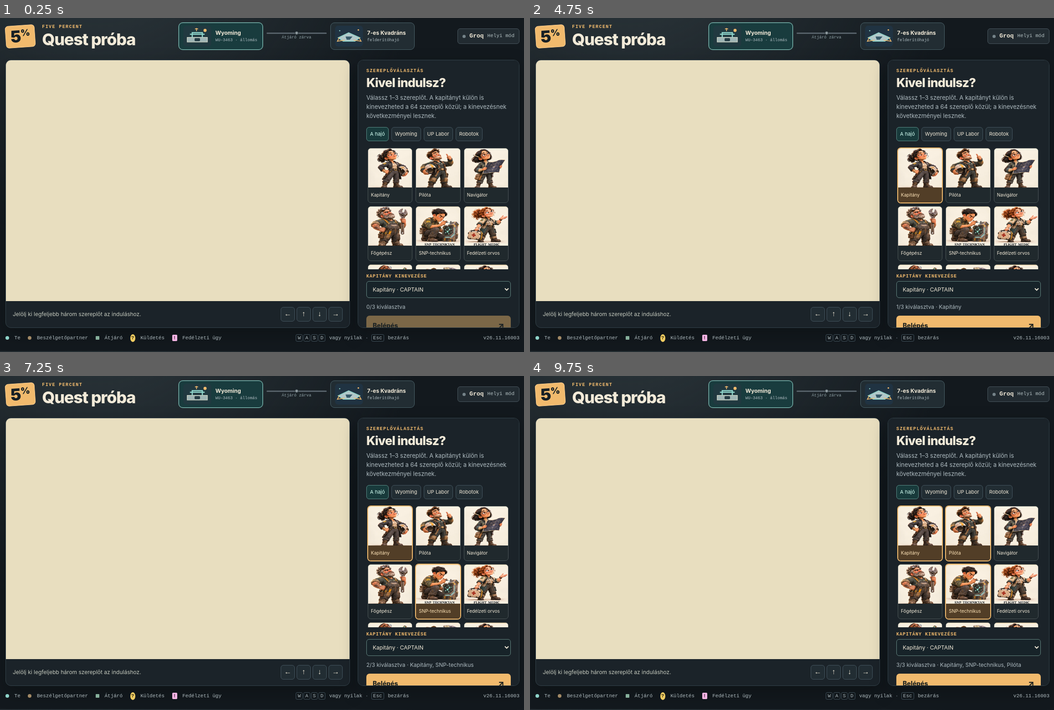
Above: before the commit, frames 1-4 (two rows, left to right).
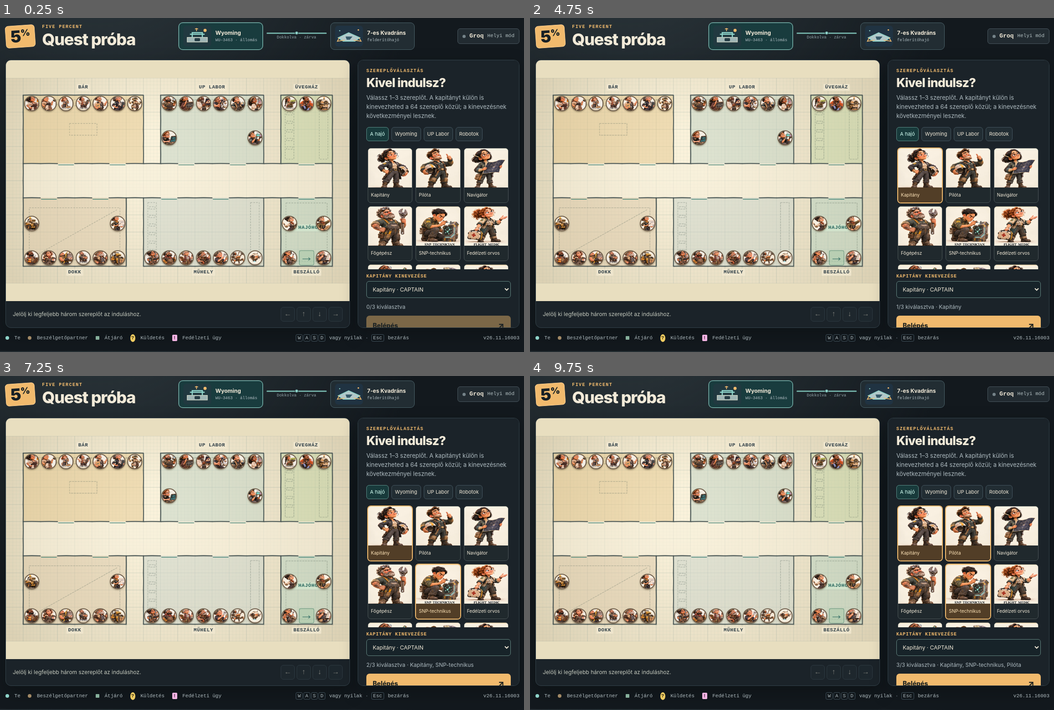
Above: after the commit, the same moments.

Repository: Pengeszikra/five-p-quest
Game: browser game, page index.html
Two runs of this game, one before a commit and one after it. Both use one fixed random seed, a clock stepped at 60 frames per second and the inputs below.
Inputs:
- Up to frame 1 (0.25 s): no input
- Up to frame 2 (4.75 s): tap Ctrl every 0.5 s from 1.1 to 4.6 s; click "Terepgeológus" at 2.02 s; click "Kapitány" at 4.52 s
- Up to frame 3 (7.25 s): tap Ctrl every 0.5 s from 5.1 to 7.1 s; click "SNP-technikus" at 7.02 s
- Up to frame 4 (9.75 s): tap Ctrl every 0.5 s from 7.6 to 9.6 s; click "Pilóta" at 9.52 s

The runs differ from the first frame. In frame 1, 11% of the frame differs, in the area x 1-67%, y 4-91%; in frame 2, 11%; in frame 3, 11%; in frame 4, 11%.
Error before the commit: TypeError: Cannot set properties of null (setting 'textContent')

Commit message:
Wire dock status to location strip and remove map scrolling logic

Diff:
--- a/game.js
+++ b/game.js
@@ -273,9 +273,8 @@
 }
 function renderMap() {
   const map=currentMap();
-  $("map-name").textContent=map.title;
-  $("map-code").textContent=map.code;
   document.querySelectorAll("[data-map]").forEach(b=>b.setAttribute("aria-pressed",String(b.dataset.map===state.mapId)));
+  renderConnection();
   sketchMap(map);
   const tokens=$("tokens");
   tokens.replaceChildren();
@@ -446,7 +445,6 @@
   state.hint="";
   renderParty();renderMap();
   revealPlayer(true);
-  if(matchMedia("(max-width: 770px)").matches)$("map-scroll").scrollIntoView({block:"nearest"});
 }
 function switchActor(i) {
   if(state.mission.inFlight||state.chosen[i]===undefined||state.chosen[i]===state.active)return;
@@ -454,6 +452,20 @@
   state.active=state.chosen[i];
   state.hint="";
   renderParty();renderMap();
+}
+function renderConnection() {
+  const bridge=$("place-connection");
+  const label=$("connection-label");
+  const docked=!state.mission.launched && !state.mission.inFlight;
+  const open=state.started && $("pick").hidden && docked && canTransfer();
+  const connected=docked && !state.campaign?.step?.flight;
+  bridge.dataset.state=open?"open":connected?"connected":"closed";
+  label.textContent=open?"Átjárás szabad":connected?"Dokkolva · zárva":"Nincs kapcsolat";
+  for(const button of document.querySelectorAll("[data-map]")) {
+    const accessible=button.dataset.map===state.mapId || open || !state.started;
+    button.title=button.dataset.map==="wyoming"?"Wyoming állomás":"7-es Kvadráns";
+    button.setAttribute("aria-description",accessible?"Helyszín kiválasztása":"Az átjáró jelenleg nem használható");
+  }
 }
 function canTransfer() {
   if(state.campaign)return !state.mission.inFlight&&objective().kind==="gate"&&objective().map===state.mapId;
@@ -476,13 +488,8 @@
   renderMap();
   if(state.started&&$("pick").hidden)revealPlayer(true);
 }
-function revealPlayer(force=false) {
-  const scroller=$("map-scroll");
-  const player=$("player-token");
-  if(!player)return;
-  const width=scroller.clientWidth;
-  const x=((position()[0]+.5)/columns)*$("map").offsetWidth;
-  if(force || x<scroller.scrollLeft+38 || x>scroller.scrollLeft+width-38)scroller.scrollLeft=x-width/2;
+function revealPlayer() {
+  // The full map always fits in the stage; no viewport panning or scrolling.
 }
 function stopRoute(){state.pathId++;}
 function moveTo(cell) {
@@ -578,7 +585,6 @@
   if(objective().conflict&&npc.actor.id===questGiver())requestEpisodeBrief(objective(),npc);
   tell("Beszélgetés · "+npc.actor.name);
   $("close-chat").focus({preventScroll:true});
-  if(matchMedia("(max-width: 770px)").matches)$("conversation").scrollIntoView({block:"nearest"});
 }
 function greetingFor(actor) {
   if(actor.id.startsWith("robot."))return actor.work;
@@ -598,7 +604,6 @@
   tell("");
   if(returnFocus){
     $("map").focus({preventScroll:true});
-    if(matchMedia("(max-width: 770px)").matches)$("map-scroll").scrollIntoView({block:"nearest"});
   }
 }
 function paintLog() {
@@ -759,10 +764,9 @@
   $("mission-title").textContent=step.title;
   $("mission-goal").textContent=step.goal;
   document.querySelectorAll("[data-map]").forEach(button=>{
-    button.disabled=state.mission.inFlight||(state.campaign
-      ? button.dataset.map!==state.mapId&&!canTransfer()
-      : state.mission.launched&&button.dataset.map==="wyoming");
+    button.disabled=state.mission.inFlight || (state.started && button.dataset.map!==state.mapId && !canTransfer());
   });
+  renderConnection();
 }
 
 function renderQuestOffer() {
